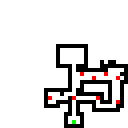
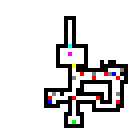
Comparing the layer stacks of the two 128 x 128 images. Changes:
renamed "Background" to "level2.png", painted on it over (48, 16, 124, 104)
